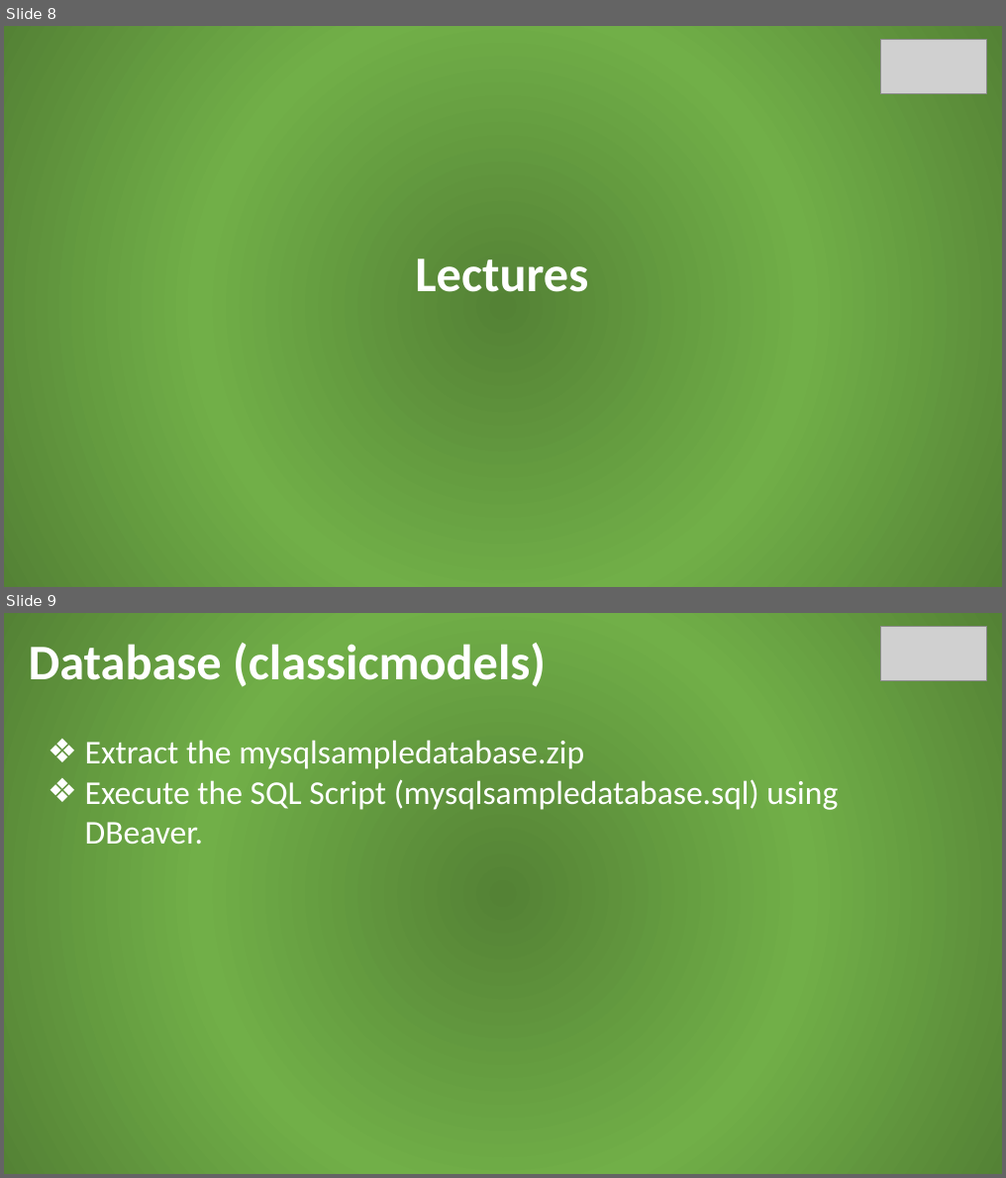
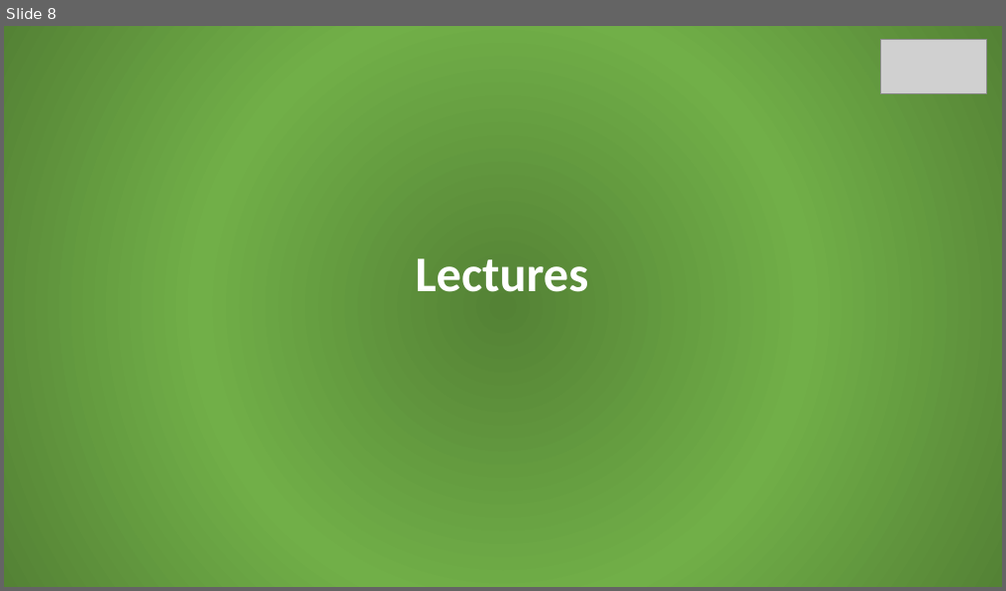
Before and after one commit to jonasalberttan/mysql-in-action, a slide deck: files/mysql-in-action-presentation.pptx. Shown one above the other, each under a label of ours: slides 8 and 9 before the commit, slide 8 after it. The pictures are 1006x1178 and 1006x591 pixels, drawn with LibreOffice and Linux fonts; fonts in the diff are those of the drawing; grey boxes stand for pictures. Boxes give left, top, right and bottom in pixels: in the first picture for what was removed or moved away, otherwise in the second. Text is boxed around its words. In the diff, an @@ line names an element or a change of style, - is before the commit and + after.

```diff
--- a/files/mysql-in-action-presentation.pptx
+++ b/files/mysql-in-action-presentation.pptx
@@ slide 9 removed at (4, 613, 1002, 1174), background gradient #548235 to #71AF48 @@
@@ picture removed at (880, 627, 987, 681) @@
@@ text removed at (29, 643, 546, 687) @@
-Database (classicmodels)
@@ text removed at (85, 740, 838, 845) @@
-❖ Extract the mysqlsampledatabase.zip
-❖ Execute the SQL Script (mysqlsampledatabase.sql) using DBeaver.
```
Also in this commit, not shown: 1 other slide removed, 2 other files.
